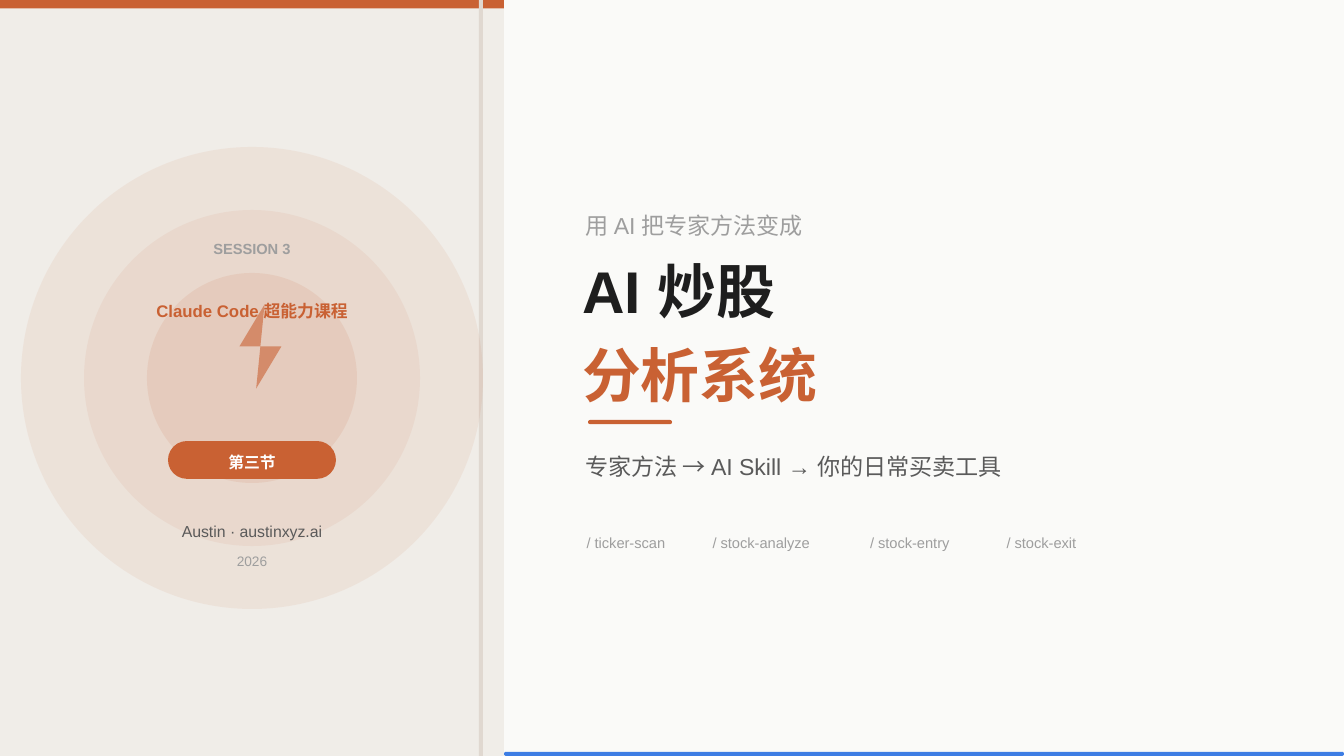
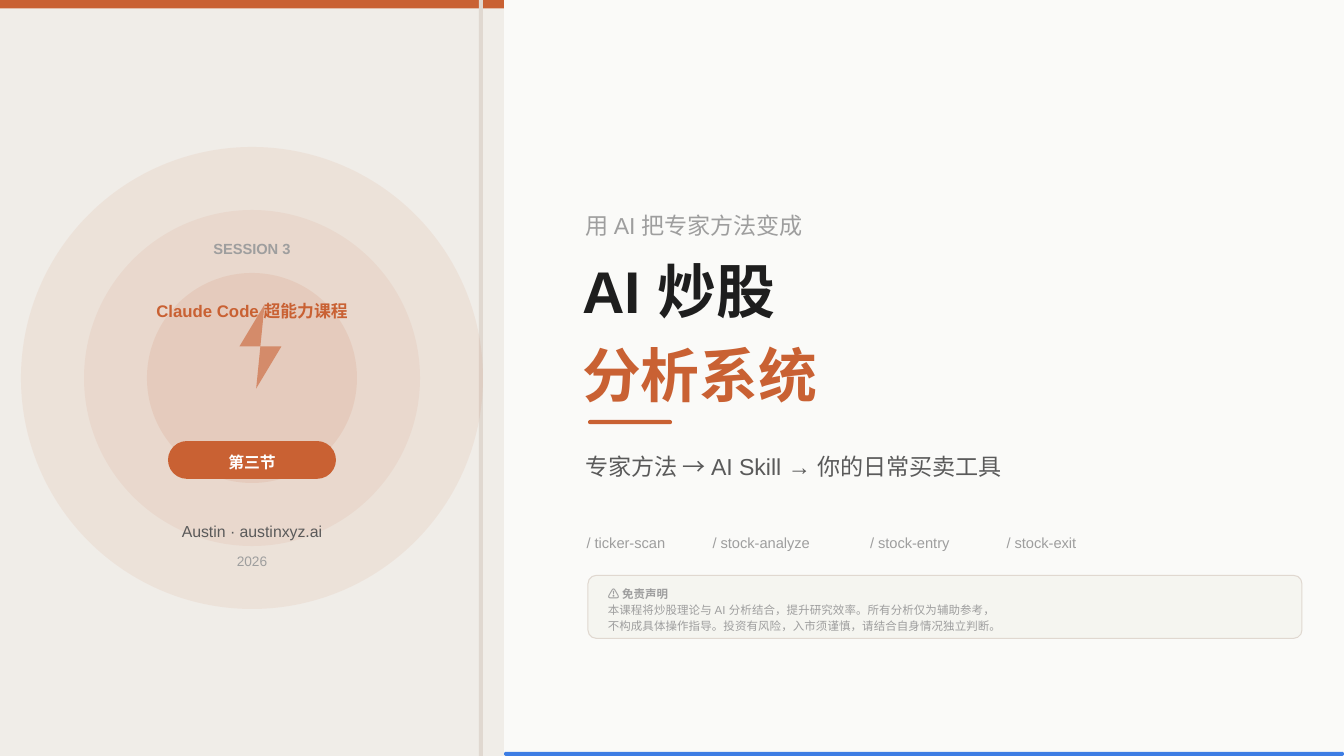
Before and after one commit to austinxyz/course-portal, a slide deck: slide 1 of dl/claude_course_s3.pptx. Drawn at 1344x756 pixels with LibreOffice and Linux fonts; fonts in the diff are those of the drawing. Boxes give left, top, right and bottom in pixels: in the first picture for what was removed or moved away, otherwise in the second. Text is boxed around its words. In the diff, an @@ line names an element or a change of style, - is before the commit and + after.

```diff
--- a/dl/claude_course_s3.pptx
+++ b/dl/claude_course_s3.pptx
@@ rounded rectangle added at (x1=588, y1=576, x2=1302, y2=638), fill #F5F5F0, outline #E0D8D0 0.75 pt @@
@@ text added at (x1=622, y1=588, x2=668, y2=599), 8.2 pt, text #9E9E9E, bold @@
+⚠ 免责声明
@@ text added at (x1=608, y1=604, x2=995, y2=615), 8.2 pt, text #9E9E9E @@
+本课程将炒股理论与 AI 分析结合，提升研究效率。所有分析仅为辅助参考，
@@ text added at (x1=608, y1=620, x2=1001, y2=631), 8.2 pt, text #9E9E9E @@
+不构成具体操作指导。投资有风险，入市须谨慎，请结合自身情况独立判断。
```
Also in this commit, not shown: 14 other slides changed, 11 slides added, 6 slides removed, 9 other files.
